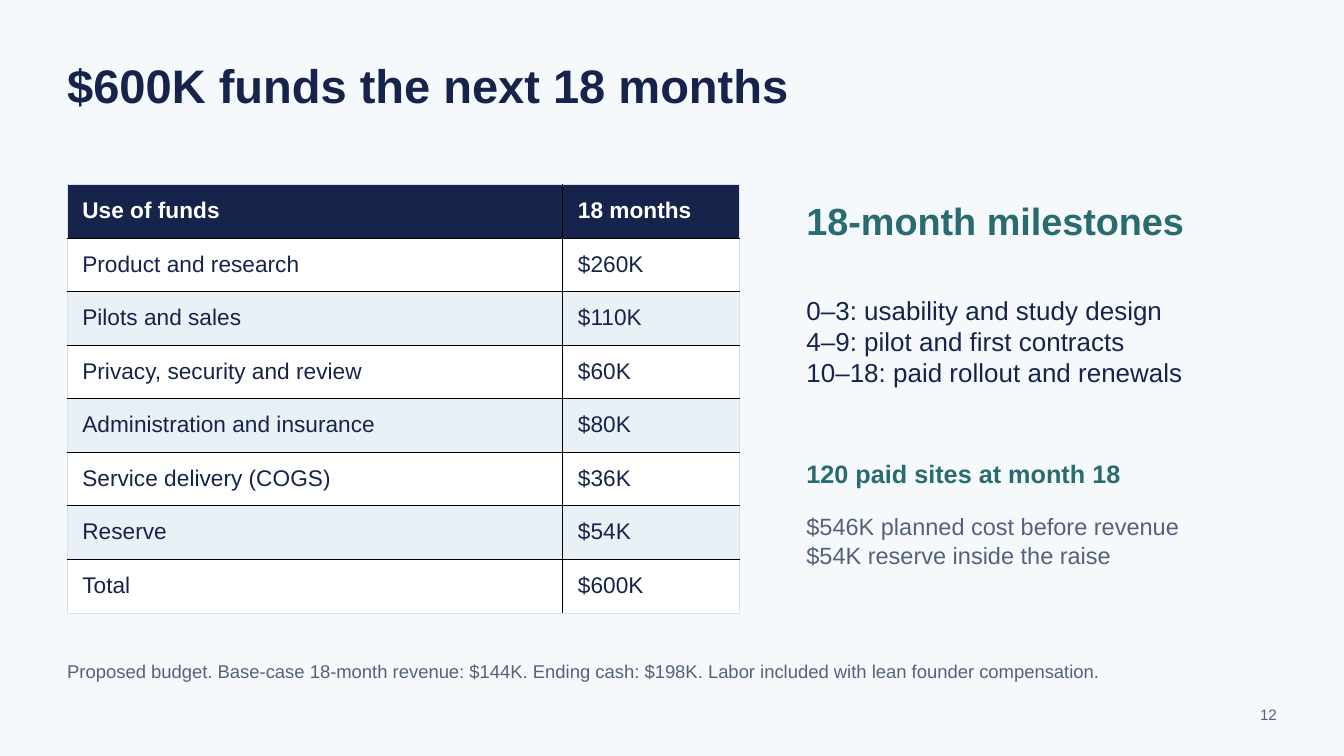
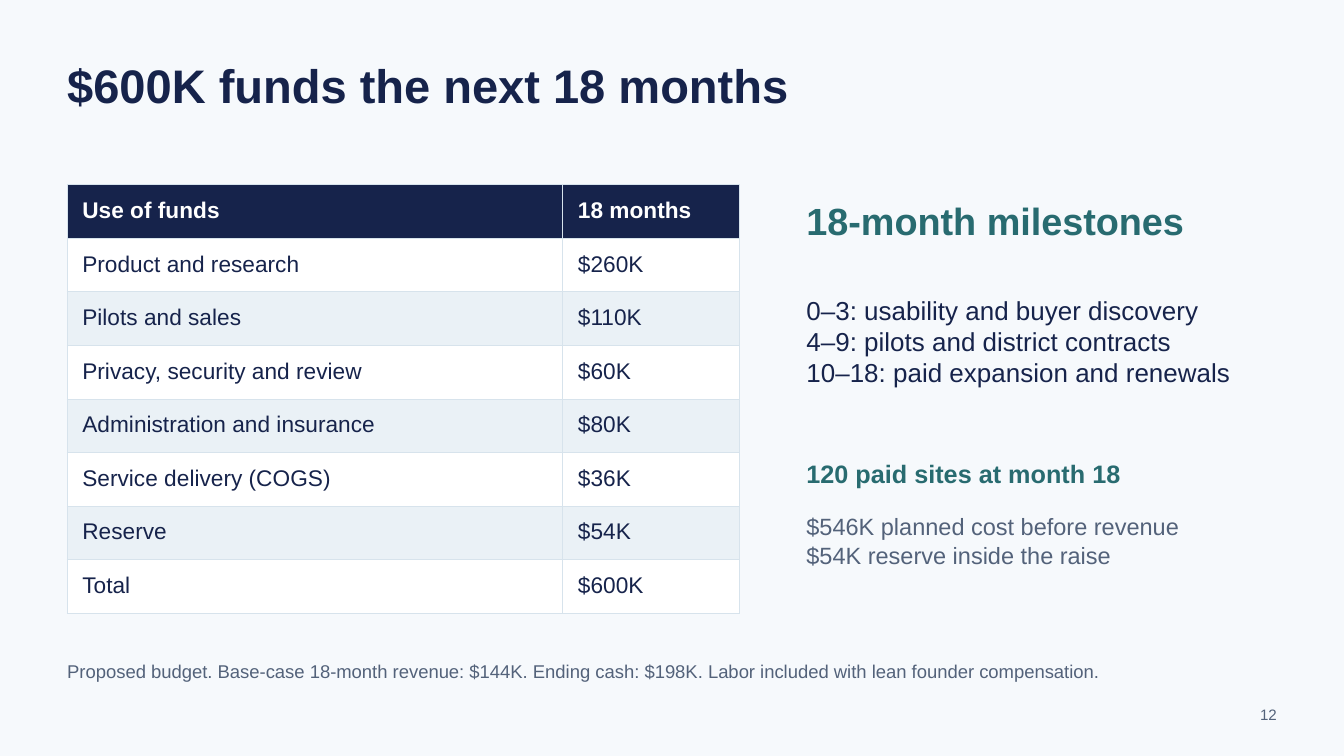
Before and after one commit to haydn-s/focal-technologies, a slide deck: slide 12 of docs/presentations/executive-pitch/Focal Family Executive Pitch - Final 12min.pptx. Drawn at 1344x756 pixels with LibreOffice and Linux fonts; fonts in the diff are those of the drawing. Boxes give left, top, right and bottom in pixels: in the first picture for what was removed or moved away, otherwise in the second. Text is boxed around its words. In the diff, an @@ line names an element or a change of style, - is before the commit and + after.

```diff
--- a/docs/presentations/executive-pitch/Focal Family Executive Pitch - Final 12min.pptx
+++ b/docs/presentations/executive-pitch/Focal Family Executive Pitch - Final 12min.pptx
@@ table at bbox=[67, 185, 739, 613] @@
@@ borders changed @@
@@ text at bbox=[806, 301, 1230, 388]: text changed @@
-0–3: usability and study design
-4–9: pilot and first contracts
-10–18: paid rollout and renewals
+0–3: usability and buyer discovery
+4–9: pilots and district contracts
+10–18: paid expansion and renewals
```
Also in this commit, not shown: 18 other slides changed, 10 other files.
